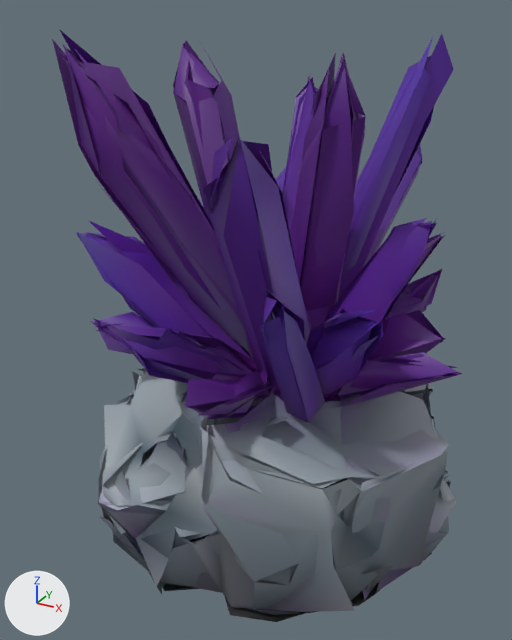
The glTF model godot/models/props/crystal.glb as it was, and as the next commit left it.
Before and after are seen from a 50 mm camera at (18.1, -35.8, 31.3) aimed at (-1.0, -1.1, 14.0). The lights are fixed; the arrows at lower left show +X, +Y and +Z. The older version comes first. Vertices at exactly the same position are counted once.

Objects in the first picture: 'geometry_0'.
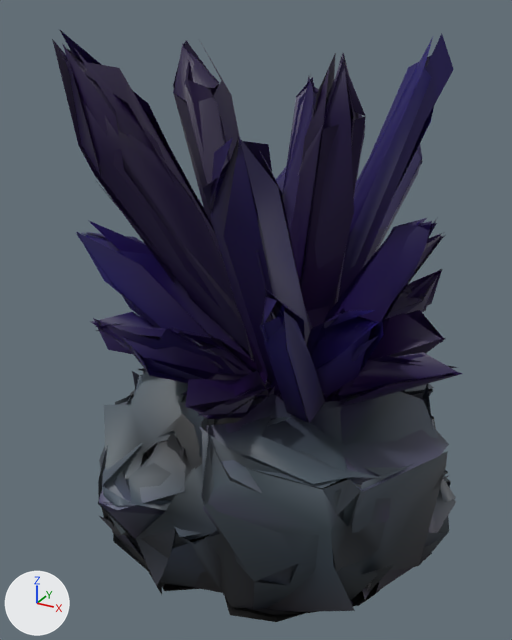
Diff of the bpy script that builds the scene:
```diff
--- a/godot/models/props/crystal.glb.py
+++ b/godot/models/props/crystal.glb.py
@@ me_geometry_0 @@
 me_geometry_0.from_pydata(...)  # 2938 vertices, 1999 faces; spans x -11.6..11.7, y -11.2..11.3, z -0.4..30.5
 # used by ob_geometry_0; location = (0.0, 0.0, 0.0)
+# me_geometry_0 part 1: 1657 faces centred in x -11.0..11.0, y -10.5..10.7, z 0.0..28.4 are repainted in the vertex colours; the middle colour goes from purple #5c2188 to dark purple #1b043f
+# me_geometry_0 part 2: 342 faces centred in x -11.0..11.1, y -10.8..10.5, z 1.8..12.5 are repainted in the vertex colours; the middle colour goes from grey #848c97 to dark blue #3a434f
 me_geometry_0.materials.append(mat_defaultmaterial)
```

Changed parts and their boxes (x1, y1, x2, y2) in the pictures (512 x 640 px):
part 1 of me_geometry_0, recoloured (purple to dark purple)
    both: (52, 29, 462, 622)
part 2 of me_geometry_0, recoloured (darker)
    both: (98, 344, 456, 566)
